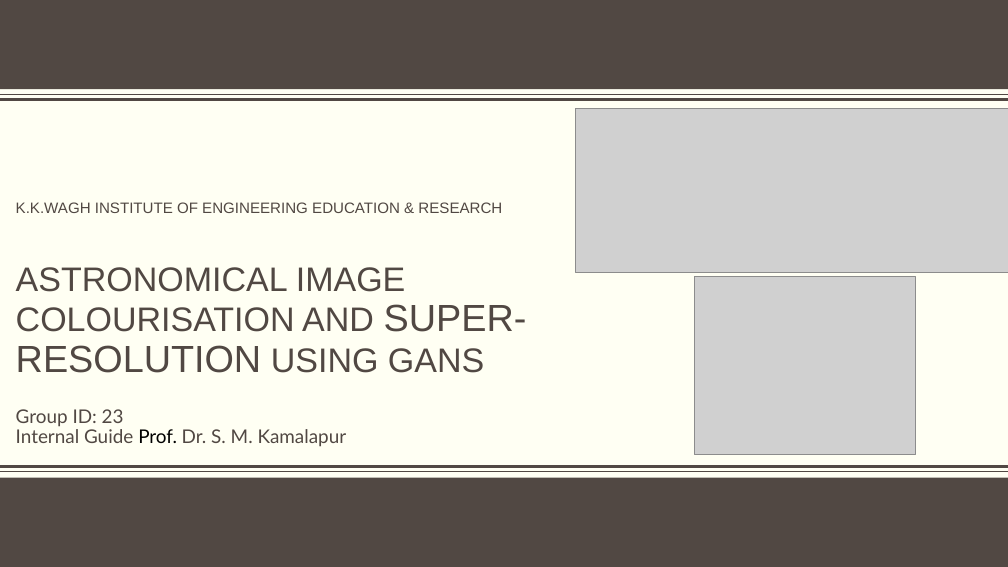
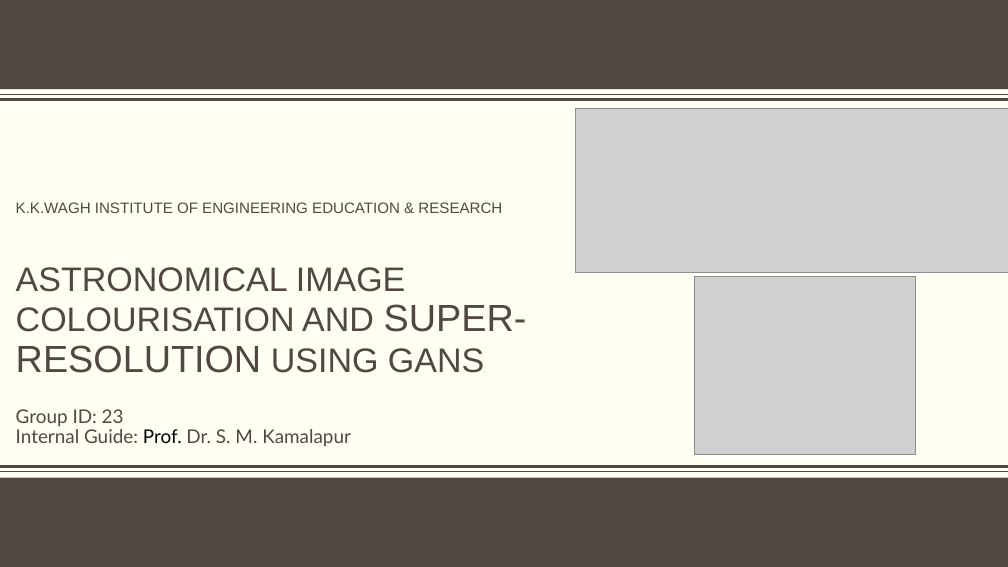
Before and after one commit to obi-wan-shinobi/Literature-Review, a slide deck: slide 1 of Presentation/Stage_1/stage_1_presentation.pptx. Drawn at 1008x567 pixels with LibreOffice and Linux fonts; fonts in the diff are those of the drawing; grey boxes stand for pictures; background and template pictures are left out. Boxes give left, top, right and bottom in pixels: in the first picture for what was removed or moved away, otherwise in the second. Text is boxed around its words. In the diff, an @@ line names an element or a change of style, - is before the commit and + after.

```diff
--- a/Presentation/Stage_1/stage_1_presentation.pptx
+++ b/Presentation/Stage_1/stage_1_presentation.pptx
@@ subtitle at [16,429,351,447]: text changed @@
-Internal Guide Prof. Dr. S. M. Kamalapur
+Internal Guide: Prof. Dr. S. M. Kamalapur
```
Also in this commit, not shown: 1 other slide changed.
